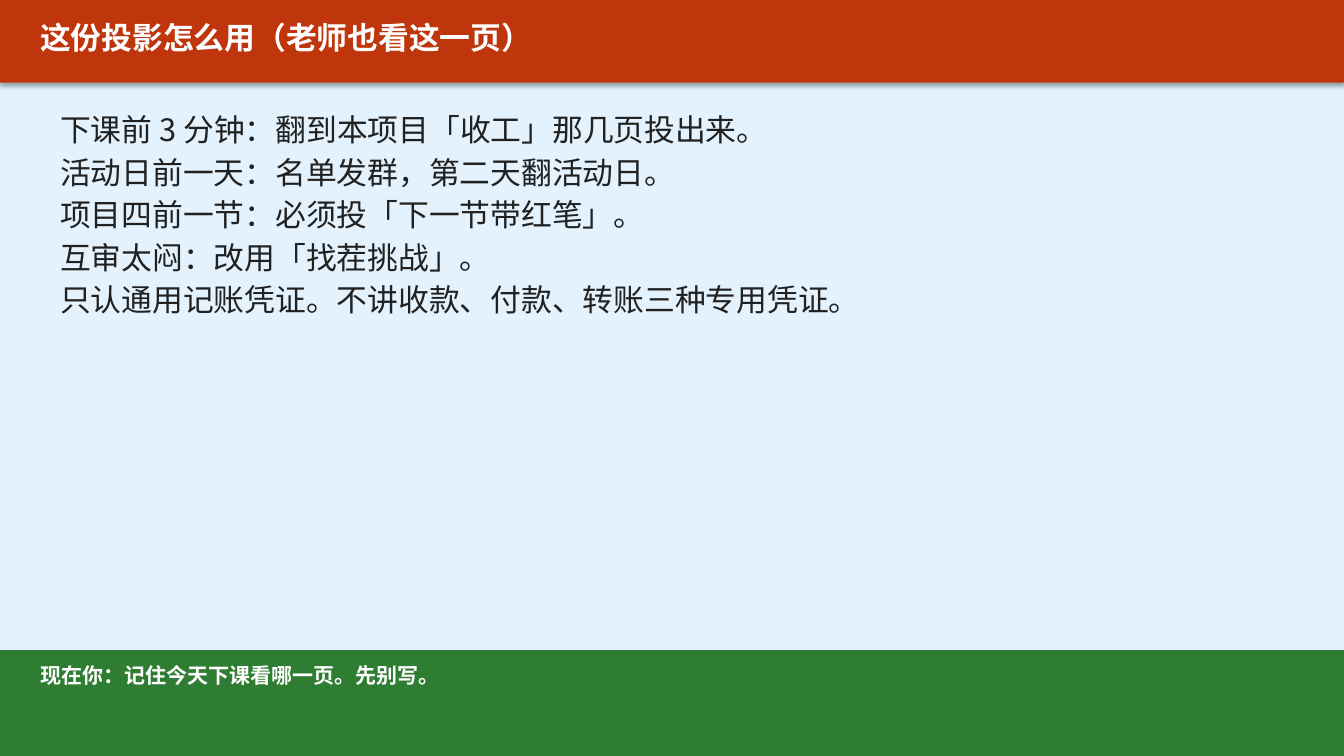
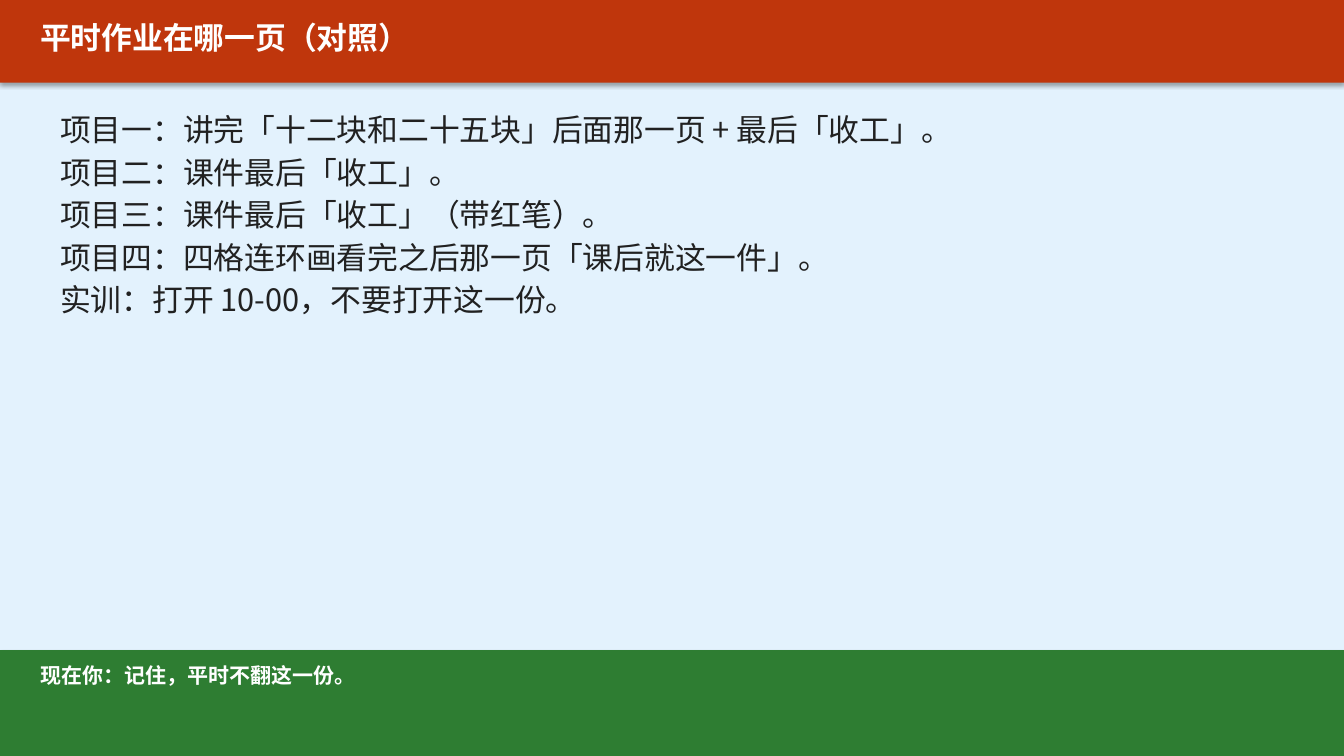
Before and after one commit to xuehui003-1/jichukuaiji, a slide deck: slide 2 of 90_通用工具_全学期复用/90-C14_课堂活动与课后任务_上课投影_v1.0_20260821.pptx. Drawn at 1344x756 pixels with LibreOffice and Linux fonts; fonts in the diff are those of the drawing. Boxes give left, top, right and bottom in pixels: in the first picture for what was removed or moved away, otherwise in the second. Text is boxed around its words. In the diff, an @@ line names an element or a change of style, - is before the commit and + after.

Commit message:
任务写在讲到那一页的课件上：项目一讲完四张图才布置连讲，项目四看完连环画才配音
C14改成活动日专用，平时下课看各项目收工页。删掉两句对话的假配音和未讲科目就考借贷。

```diff
--- a/90_通用工具_全学期复用/90-C14_课堂活动与课后任务_上课投影_v1.0_20260821.pptx
+++ b/90_通用工具_全学期复用/90-C14_课堂活动与课后任务_上课投影_v1.0_20260821.pptx
@@ text at bbox=[40, 22, 409, 52]: text changed @@
-这份投影怎么用（老师也看这一页）
+平时作业在哪一页（对照）
@@ text at bbox=[60, 115, 952, 314]: text changed @@
-下课前 3 分钟：翻到本项目「收工」那几页投出来。
-活动日前一天：名单发群，第二天翻活动日。
-项目四前一节：必须投「下一节带红笔」。
-互审太闷：改用「找茬挑战」。
-只认通用记账凭证。不讲收款、付款、转账三种专用凭证。
+项目一：讲完「十二块和二十五块」后面那一页 + 最后「收工」。
+项目二：课件最后「收工」。
+项目三：课件最后「收工」（带红笔）。
+项目四：四格连环画看完之后那一页「课后就这一件」。
+实训：打开 10-00，不要打开这一份。
@@ text at bbox=[40, 665, 355, 686]: text changed @@
-现在你：记住今天下课看哪一页。先别写。
+现在你：记住，平时不翻这一份。
```
Also in this commit, not shown: 23 other slides changed, 1 slide added, 17 slides removed, 3 other files.
